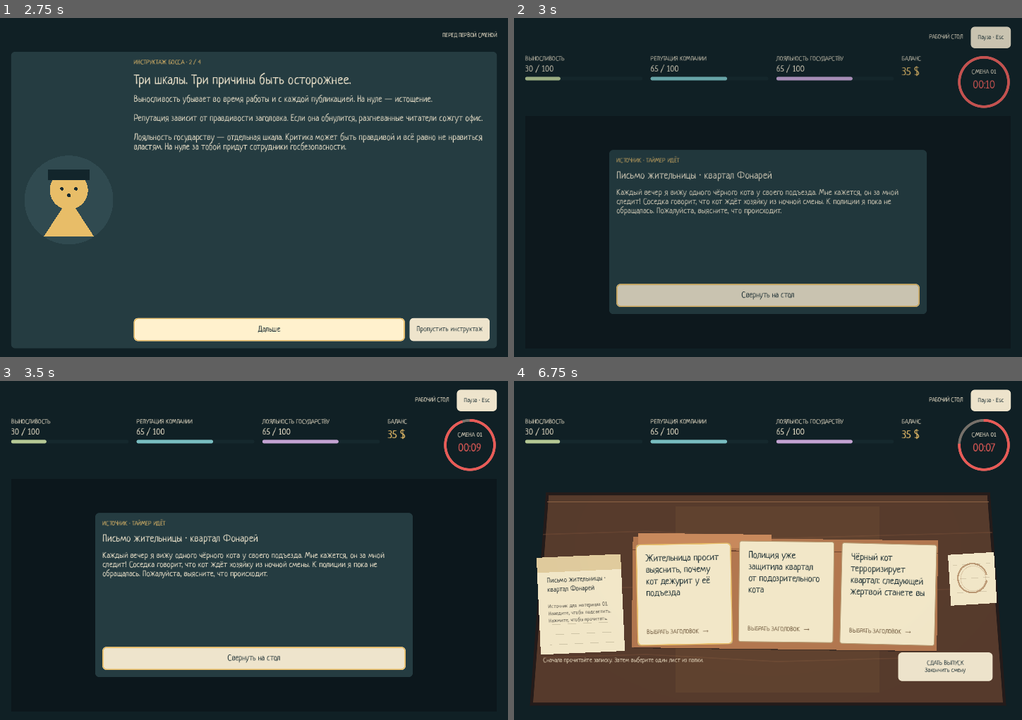
Above: before the commit, frames 1-4 (two rows, left to right).
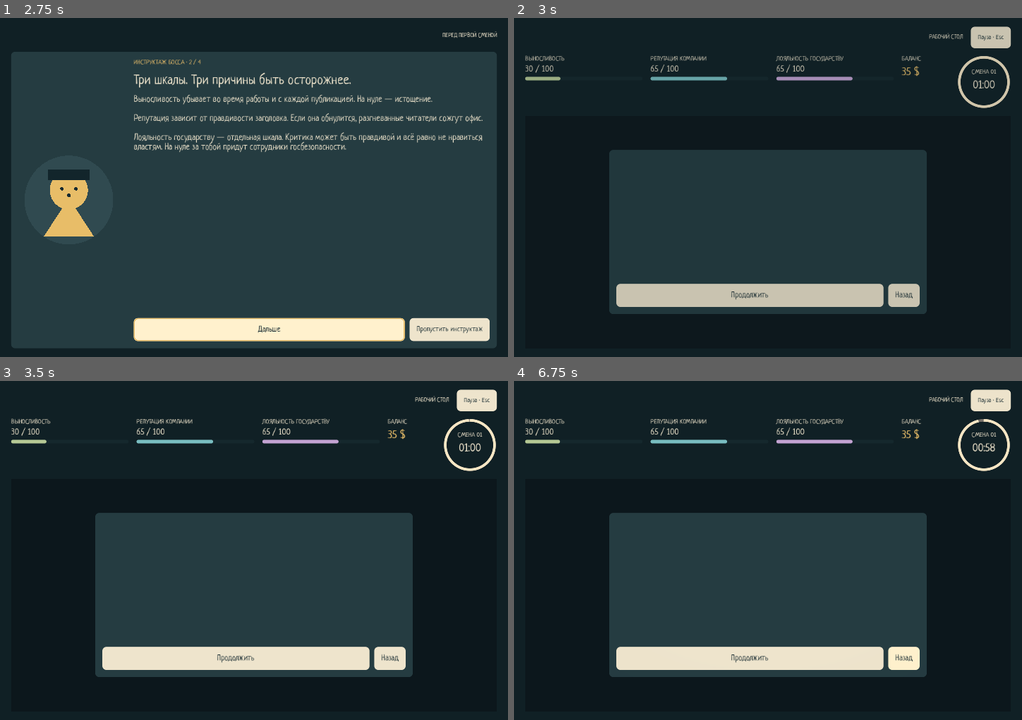
Above: after the commit, the same moments.

Repository: Pokimonchick/DisinfoJam
Game: Godot game, scene res://Scenes/mvp_game.tscn
Same seed, same stepped clock (60 frames per second), same inputs: the game is played once before the commit and once after it.
Inputs:
- Up to frame 1 (2.75 s): click "НАЧАТЬ НОВУЮ ИСТОРИЮ" at 0.5 s; click "Познакомиться с боссом" at 1.25 s; click "Дальше" at 2 s
- Up to frame 2 (3 s): click "Пропустить инструктаж" at 2.75 s
- Up to frame 3 (3.5 s): no input
- Up to frame 4 (6.75 s): click "СДАТЬ ВЫПУСК Закончить смену" at 3.5 s; click "Пауза · Esc" at 4.25 s; click "Свернуть на стол" at 5 s; click "Продолжить" at 5.75 s; click "Свернуть на стол" (after the commit: "Назад") at 6.5 s

Frame 1 is identical in both runs. In frame 2, 2.6% of the frame differs, in the area x 20-98%, y 11-86%; in frame 3, 2.7%; in frame 4, 55%, in the area x 3-98%, y 11-96%.

Commit message:
checkpoint: before remove duplicated message panel

Diff:
--- a/Data/mvp_balance.tres
+++ b/Data/mvp_balance.tres
@@ -4,6 +4,6 @@
 
 [resource]
 script = ExtResource("1_balance")
-shift_seconds = 9.049
+shift_seconds = 60.0
 fatigue_strength = 0.6
 starting_health = 30.0
--- a/Scenes/newsroom_screen.tscn
+++ b/Scenes/newsroom_screen.tscn
@@ -1,13 +1,13 @@
-[gd_scene load_steps=7 format=3]
+[gd_scene format=3 uid="uid://ws5o62gvxocv"]
 
-[ext_resource type="Script" path="res://Scripts/newsroom_screen.gd" id="1_screen"]
-[ext_resource type="Script" path="res://Scripts/desk_surface.gd" id="2_surface"]
-[ext_resource type="Script" path="res://Scripts/desk_prop.gd" id="3_prop"]
+[ext_resource type="Script" uid="uid://csgtd8s588yvk" path="res://Scripts/newsroom_screen.gd" id="1_screen"]
+[ext_resource type="Script" uid="uid://bnr27uec0mog5" path="res://Scripts/desk_surface.gd" id="2_surface"]
+[ext_resource type="Script" uid="uid://fecac4b0p57y" path="res://Scripts/desk_prop.gd" id="3_prop"]
 [ext_resource type="PackedScene" path="res://Scenes/headline_card.tscn" id="4_card"]
-[ext_resource type="Script" path="res://Scripts/headline_sheet.gd" id="5_sheet"]
-[ext_resource type="PackedScene" path="res://Scenes/message_panel.tscn" id="6_message"]
+[ext_resource type="Script" uid="uid://2d7f24dnyoe6" path="res://Scripts/headline_sheet.gd" id="5_sheet"]
+[ext_resource type="PackedScene" uid="uid://tmr0o4wmncm6" path="res://Scenes/message_panel.tscn" id="6_message"]
 
-[node name="Newsroom" type="Control"]
+[node name="Newsroom" type="Control" unique_id=565104035]
 layout_mode = 3
 anchors_preset = 15
 anchor_right = 1.0
@@ -16,7 +16,7 @@
 grow_vertical = 2
 script = ExtResource("1_screen")
 
-[node name="Surface" type="Control" parent="."]
+[node name="Surface" type="Control" parent="." unique_id=919373893]
 layout_mode = 1
 anchors_preset = 15
 anchor_right = 1.0
@@ -26,7 +26,7 @@
 mouse_filter = 2
 script = ExtResource("2_surface")
 
-[node name="Instruction" type="Label" parent="."]
+[node name="Instruction" type="Label" parent="." unique_id=1624858473]
 layout_mode = 0
 offset_left = 45.0
 offset_top = 448.0
@@ -36,25 +36,24 @@
 theme_override_font_sizes/font_size = 16
 text = "Сначала прочитайте записку. Затем выберите один лист из папки."
 
-[node name="SourceNote" type="Control" parent="."]
+[node name="SourceNote" type="Control" parent="." unique_id=551958904]
 unique_name_in_owner = true
 custom_minimum_size = Vector2(220, 252)
-layout_mode = 0
+anchors_preset = 0
 offset_left = 30.0
 offset_top = 190.0
 offset_right = 250.0
 offset_bottom = 442.0
 rotation = -0.045
+tooltip_text = "Прочитать источник"
 script = ExtResource("3_prop")
-kind = 0
 title = "Новый источник"
 details = "Записка ждёт вашего внимания."
-tooltip_text = "Прочитать источник"
 
-[node name="Folder" type="Control" parent="."]
+[node name="Folder" type="Control" parent="." unique_id=1806469943]
 unique_name_in_owner = true
 custom_minimum_size = Vector2(780, 300)
-layout_mode = 0
+anchors_preset = 0
 offset_left = 267.0
 offset_top = 140.0
 offset_right = 1047.0
@@ -64,11 +63,10 @@
 script = ExtResource("3_prop")
 kind = 1
 interactive = false
-title = ""
-details = ""
 
-[node name="Headline1" parent="." instance=ExtResource("4_card")]
+[node name="Headline1" parent="." unique_id=1051204327 instance=ExtResource("4_card")]
 unique_name_in_owner = true
+z_index = 3
 custom_minimum_size = Vector2(240, 247)
 layout_mode = 0
 offset_left = 281.0
@@ -76,11 +74,11 @@
 offset_right = 521.0
 offset_bottom = 418.0
 rotation = -0.018
-z_index = 3
 script = ExtResource("5_sheet")
 
-[node name="Headline2" parent="." instance=ExtResource("4_card")]
+[node name="Headline2" parent="." unique_id=1529687602 instance=ExtResource("4_card")]
 unique_name_in_owner = true
+z_index = 4
 custom_minimum_size = Vector2(240, 247)
 layout_mode = 0
 offset_left = 538.0
@@ -88,11 +86,11 @@
 offset_right = 778.0
 offset_bottom = 412.0
 rotation = 0.012
-z_index = 4
 script = ExtResource("5_sheet")
 
-[node name="Headline3" parent="." instance=ExtResource("4_card")]
+[node name="Headline3" parent="." unique_id=1720947291 instance=ExtResource("4_card")]
 unique_name_in_owner = true
+z_index = 5
 custom_minimum_size = Vector2(240, 247)
 layout_mode = 0
 offset_left = 795.0
@@ -100,13 +98,12 @@
 offset_right = 1035.0
 offset_bottom = 418.0
 rotation = 0.025
-z_index = 5
 script = ExtResource("5_sheet")
 
-[node name="Coffee" type="Control" parent="."]
+[node name="Coffee" type="Control" parent="." unique_id=1551726073]
 unique_name_in_owner = true
 custom_minimum_size = Vector2(126, 140)
-layout_mode = 0
+anchors_preset = 0
 offset_left = 1064.0
 offset_top = 180.0
 offset_right = 1190.0
@@ -114,10 +111,8 @@
 rotation = -0.06
 script = ExtResource("3_prop")
 kind = 2
-title = ""
-details = ""
 
-[node name="CoffeeHint" type="Label" parent="."]
+[node name="CoffeeHint" type="Label" parent="." unique_id=1064801408]
 unique_name_in_owner = true
 layout_mode = 0
 offset_left = 1049.0
@@ -126,10 +121,11 @@
 offset_bottom = 390.0
 theme_override_colors/font_color = Color(0.94, 0.89, 0.78, 1)
 theme_override_font_sizes/font_size = 15
-text = "Кофе — дома,\nпосле смены"
+text = "Кофе — дома,
+после смены"
 horizontal_alignment = 1
 
-[node name="FinishShift" type="Button" parent="."]
+[node name="FinishShift" type="Button" parent="." unique_id=1684567050]
 unique_name_in_owner = true
 custom_minimum_size = Vector2(238, 58)
 layout_mode = 0
@@ -138,46 +134,61 @@
 offset_right = 1178.0
 offset_bottom = 495.0
 mouse_default_cursor_shape = 2
-text = "СДАТЬ ВЫПУСК\nЗакончить смену"
 theme_override_font_sizes/font_size = 16
+text = "СДАТЬ ВЫПУСК
+Закончить смену"
 
-[node name="ComboBurst" type="Control" parent="."]
+[node name="ComboBurst" type="Control" parent="." unique_id=694678503]
 unique_name_in_owner = true
 visible = false
-layout_mode = 0
+z_index = 60
+anchors_preset = 0
 offset_left = 26.0
 offset_top = 43.0
 offset_right = 366.0
-offset_bottom = 143.0
+offset_bottom = 165.0
 rotation = -0.04
+pivot_offset = Vector2(0, 50)
 mouse_filter = 2
-z_index = 60
-pivot_offset = Vector2(0, 50)
 
-[node name="Combo" type="Label" parent="ComboBurst"]
+[node name="Combo" type="Label" parent="ComboBurst" unique_id=1186455148]
 unique_name_in_owner = true
 layout_mode = 0
 offset_right = 340.0
 offset_bottom = 56.0
-mouse_filter = 2
-theme_override_font_sizes/font_size = 32
 theme_override_colors/font_color = Color(1, 0.82, 0.43, 1)
 theme_override_colors/font_outline_color = Color(0.13, 0.11, 0.12, 1)
 theme_override_constants/outline_size = 6
+theme_override_font_sizes/font_size = 32
 
-[node name="ComboDetail" type="Label" parent="ComboBurst"]
+[node name="ComboDetail" type="Label" parent="ComboBurst" unique_id=1381770638]
 unique_name_in_owner = true
 layout_mode = 0
 offset_left = 18.0
 offset_top = 53.0
 offset_right = 340.0
 offset_bottom = 88.0
-mouse_filter = 2
-theme_override_font_sizes/font_size = 17
 theme_override_colors/font_color = Color(1, 0.93, 0.74, 1)
 theme_override_colors/font_outline_color = Color(0.13, 0.11, 0.12, 1)
 theme_override_constants/outline_size = 4
+theme_override_font_sizes/font_size = 17
 
-[node name="MessagePanel" parent="." instance=ExtResource("6_message")]
+[node name="ComboEffectHint" type="Label" parent="ComboBurst" unique_id=1156588236]
+layout_mode = 0
+offset_left = 18.0
+offset_top = 82.0
+offset_right = 340.0
+offset_bottom = 116.0
+theme_override_colors/font_color = Color(1, 0.82, 0.43, 1)
+theme_override_colors/font_outline_color = Color(0.13, 0.11, 0.12, 1)
+theme_override_constants/outline_size = 4
+theme_override_font_sizes/font_size = 14
+text = "НАГРАДЫ И ШТРАФЫ УСИЛЕНЫ"
+
+[node name="MessagePanel" parent="." unique_id=412104154 instance=ExtResource("6_message")]
+z_index = 50
 layout_mode = 1
+
+[node name="MessagePanel2" parent="." unique_id=1483054316 instance=ExtResource("6_message")]
 z_index = 50
+layout_mode = 1
